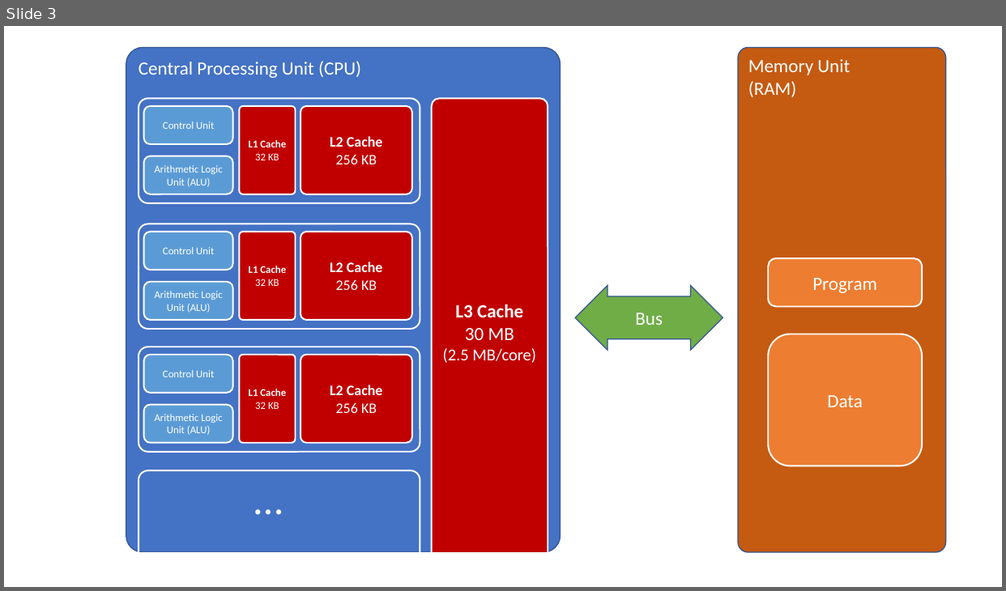
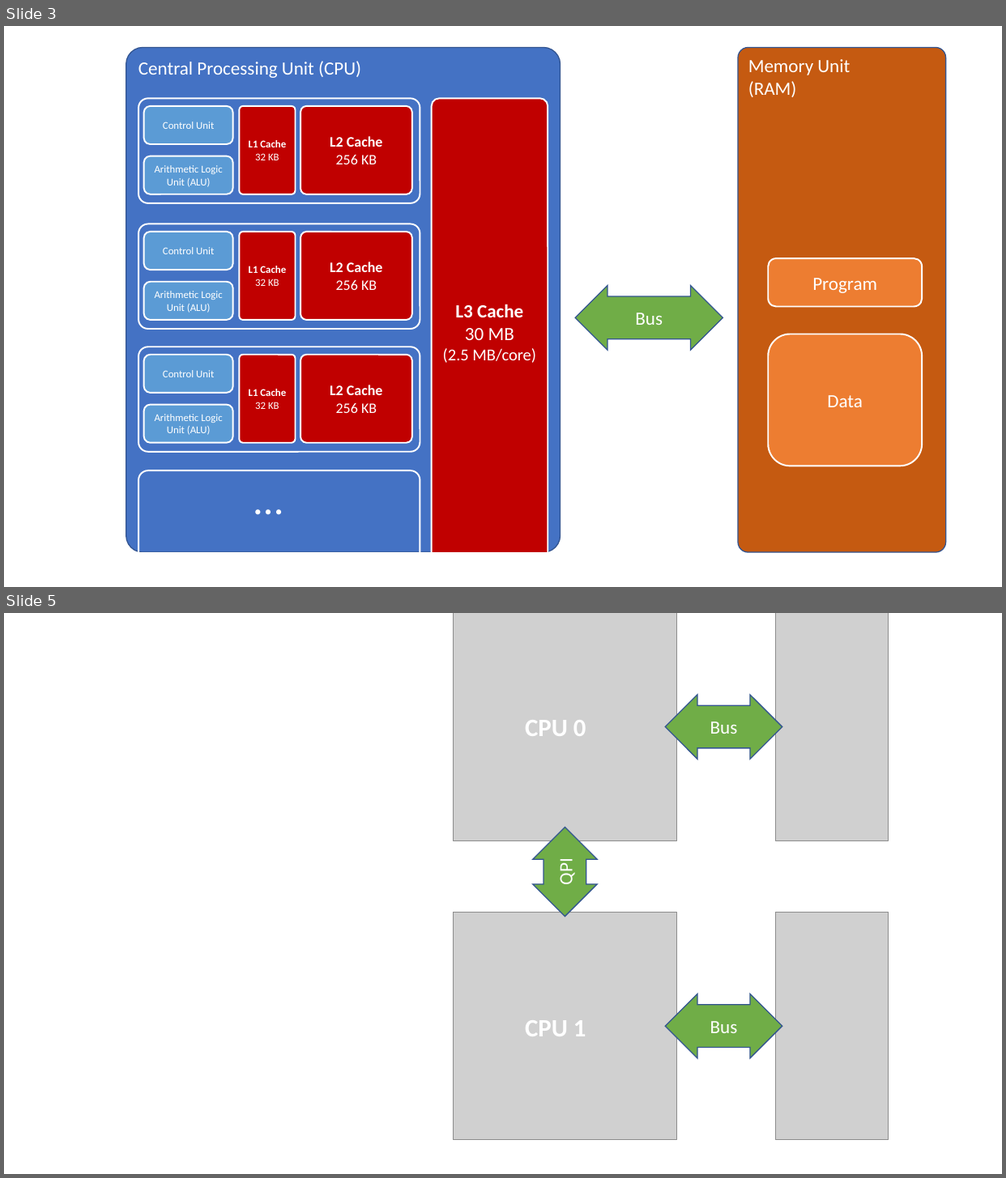
Before and after one commit to ofuhrer/HPC4WC, a slide deck: day1/img/memory_architectures.pptx. Shown one above the other, each under a label of ours: slide 3 before the commit, slides 3 and 5 after it; the slides between them are not shown. The pictures are 1006x591 and 1006x1178 pixels, drawn with LibreOffice and Linux fonts; fonts in the diff are those of the drawing; grey boxes stand for pictures. Boxes give left, top, right and bottom in pixels: in the first picture for what was removed or moved away, otherwise in the second. Text is boxed around its words. In the diff, an @@ line names an element or a change of style, - is before the commit and + after.

```diff
--- a/day1/img/memory_architectures.pptx
+++ b/day1/img/memory_architectures.pptx
@@ slide 5 added at (x1=4, y1=613, x2=1002, y2=1174), background #FFFFFF @@
@@ picture added at (x1=454, y1=613, x2=676, y2=841) @@
@@ picture added at (x1=776, y1=613, x2=889, y2=841) @@
@@ left right arrow added at (x1=665, y1=695, x2=782, y2=759), fill #70AD47, outline #325491 1 pt, 18 pt, text #FFFFFF @@
+Bus
@@ text added at (x1=525, y1=720, x2=586, y2=736), 24 pt, text #FFFFFF, bold @@
+CPU 0
@@ left right arrow added at (x1=533, y1=828, x2=597, y2=917), fill #70AD47, outline #325491 1 pt, 18 pt, text #FFFFFF @@
+QPI
@@ picture added at (x1=454, y1=913, x2=676, y2=1140) @@
@@ picture added at (x1=776, y1=913, x2=889, y2=1140) @@
@@ left right arrow added at (x1=665, y1=994, x2=782, y2=1059), fill #70AD47, outline #325491 1 pt, 18 pt, text #FFFFFF @@
+Bus
@@ text added at (x1=525, y1=1020, x2=586, y2=1037), 24 pt, text #FFFFFF, bold @@
+CPU 1
```
Also in this commit, not shown: 1 other slide added.
